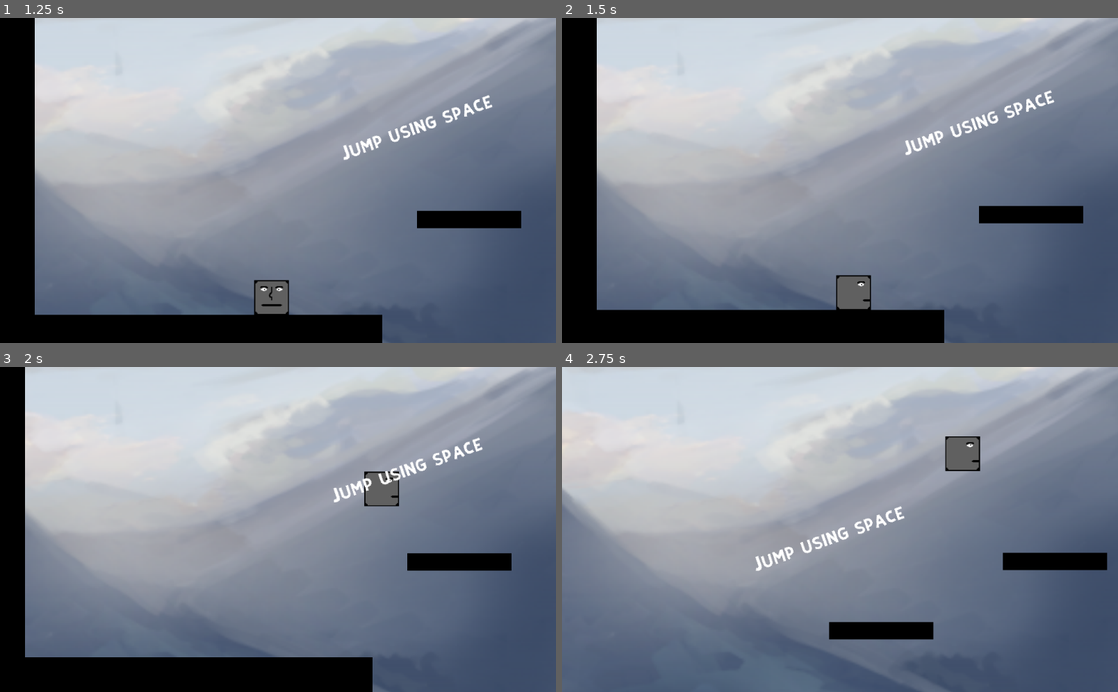
Above: before the commit, frames 1-4 (two rows, left to right).
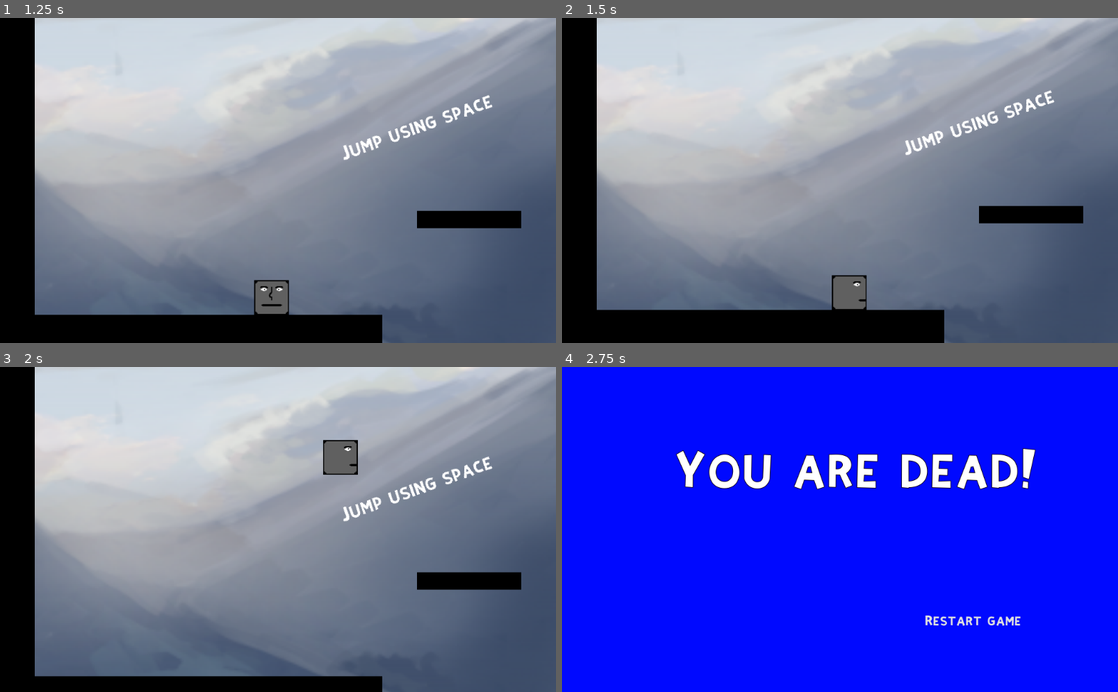
Above: after the commit, the same moments.

Repository: Keegikuskil/Shapes
Game: Godot game, scene res://Title.tscn
Two runs of this game, one before a commit and one after it. Both use one fixed random seed, a clock stepped at 60 frames per second and the inputs below.
Inputs:
- Up to frame 1 (1.25 s): click "Play" at 0.5 s
- Up to frame 2 (1.5 s): hold D (Right) from 1.28 s (still down); tap Z (change1) at 1.35 s
- Up to frame 3 (2 s): keep holding D (Right); tap Space (jump) at 1.52 s
- Up to frame 4 (2.75 s): keep holding D (Right); tap Z (change1) at 2.1 s; tap Space (jump) at 2.27 s

Frame 1 is identical in both runs. In frame 2, 0.2% of the frame differs, in the area x 48-56%, y 79-90%; in frame 3, 9.6%; in frame 4, 100%, in the area x 0-100%, y 0-100%.

Commit message:
töötav tegelaste vahetus

Diff:
--- a/CubePlayer.gd
+++ b/CubePlayer.gd
@@ -16,7 +16,9 @@
 func _physics_process(_delta):
 
 	if type == SQUARE:
-		pass
+		JUMPFORCE = -1250
+		SPEED = 400
+		SPRINTSPEED = 700
 	if type == TRIANGLE:
 		JUMPFORCE = -1450
 		SPEED = 200
@@ -60,10 +62,10 @@
 
 
 
-			if Input.is_action_just_pressed("change1"):
-				type == TRIANGLE
+			if Input.is_action_just_pressed("change1") and type == SQUARE:
+				type = TRIANGLE
 			elif Input.is_action_just_pressed("change1") and type == TRIANGLE:
-				type == SQUARE
+				type = SQUARE
 
 
 
